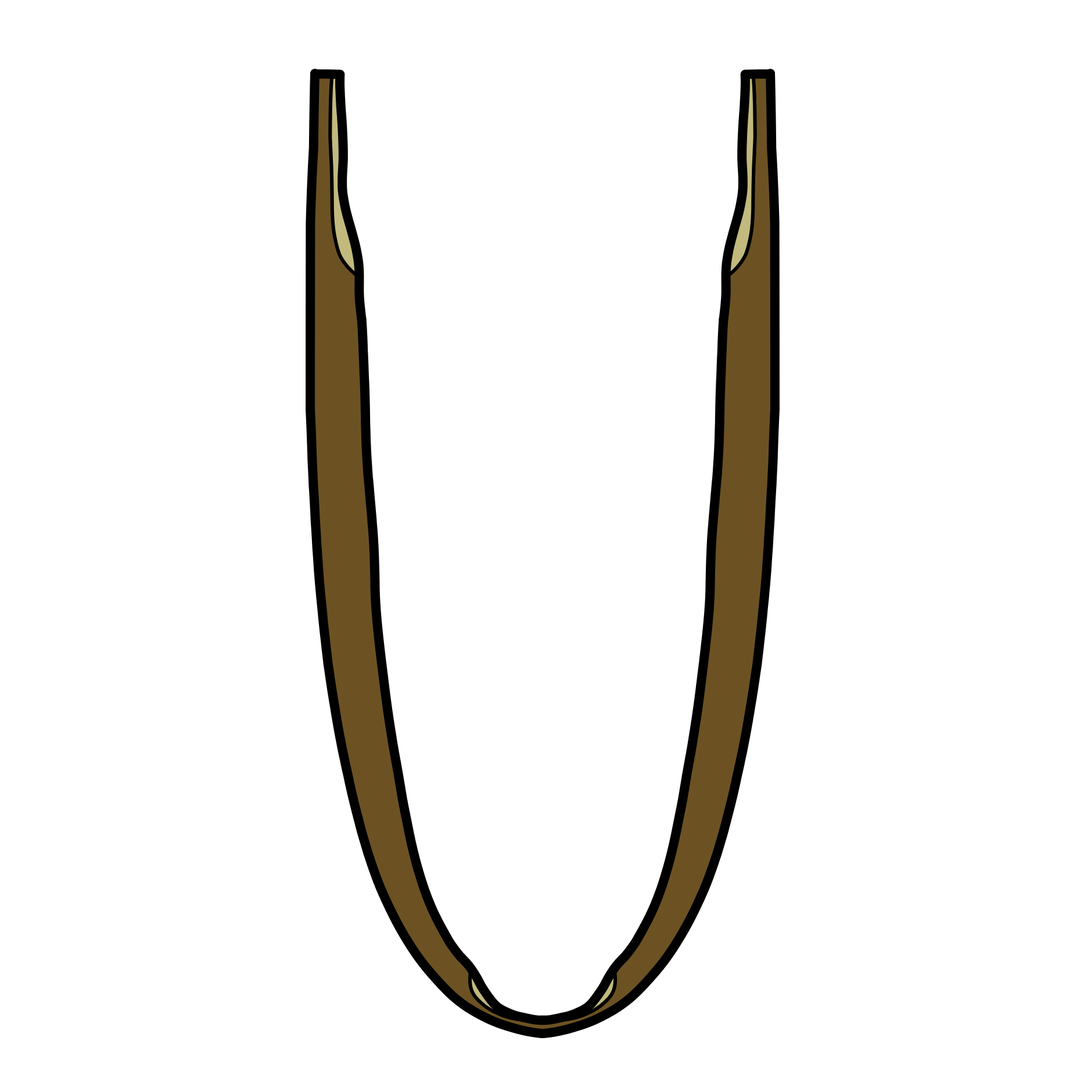
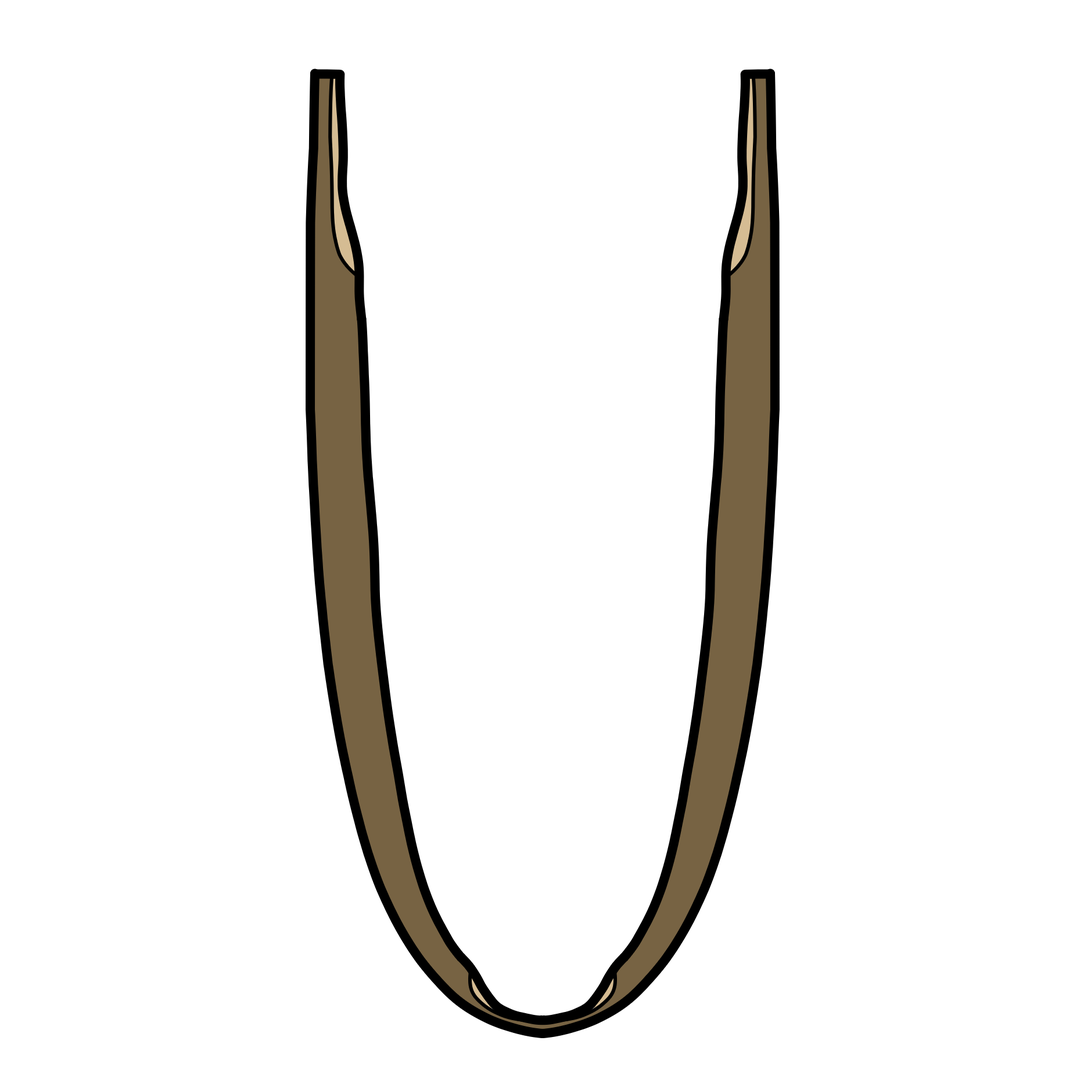
Comparing the layer stacks of the two (1091, 1091) images. Changes:
painted on "Line art" over [315, 78, 771, 1030]
painted on "Color" over [315, 78, 771, 1030]
